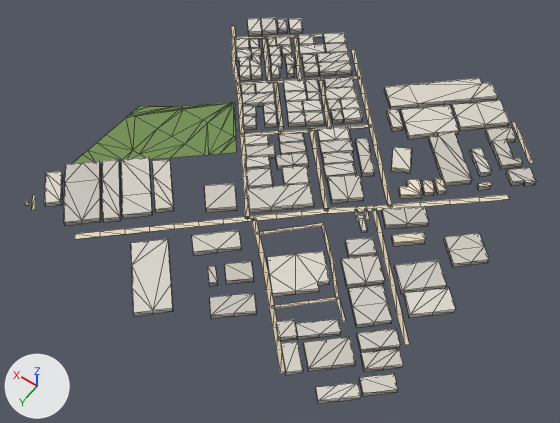
Renders of the glTF model public/assets/bengaluru-region-v1/tiles/t20_-37-l0.glb from each side of a commit.
Both versions are drawn from a 50 mm lens placed at (9872.0, -17684.0, 781.0), pointed at (10241.0, -18200.0, -31.0). The lights are fixed; the arrows at lower left show +X, +Y and +Z. The older version comes first. Mesh edges are drawn as thin lines.

The older version as bpy lines, for what is in view:
```python
me_building = bpy.data.meshes.new('building')
me_building.from_pydata(...)  # 1098 vertices, 1422 faces; spans x -25.0..511.0, y -48.0..542.0, z 0.0..8.0
me_building.materials.append(mat_building)
me_ground = bpy.data.meshes.new('ground')
me_ground.from_pydata(...)  # 317 vertices, 295 faces; spans x -3.0..502.0, y -2.0..503.0, z 1.0
me_ground.materials.append(mat_ground)
# before: 62 (413.0, 497.0, 1.0) at pixel (74, 233), 63 (408.0, 503.0, 1.0) at pixel (74, 239), 64 (391.0, 476.0, 1.0) at pixel (99, 231), 65 (385.0, 482.0, 1.0) at pixel (99, 236), 66 (368.0, 455.0, 1.0) at pixel (124, 228)
# before: 67 (363.0, 461.0, 1.0) at pixel (124, 234)
# before: 169 (498.0, 61.0, 1.0) at pixel (234, 26), 170 (502.0, 65.0, 1.0) at pixel (230, 26)
# before: 309 (279.0, 177.0, 1.0) at pixel (308, 128), 310 (271.0, 176.0, 1.0) at pixel (314, 130)
ob_building = bpy.data.objects.new('building', me_building)
ob_building.location = (10000.0, -18500.0, 0.0)
ob_ground = bpy.data.objects.new('ground', me_ground)
ob_ground.location = (10000.0, -18500.0, 0.0)
```
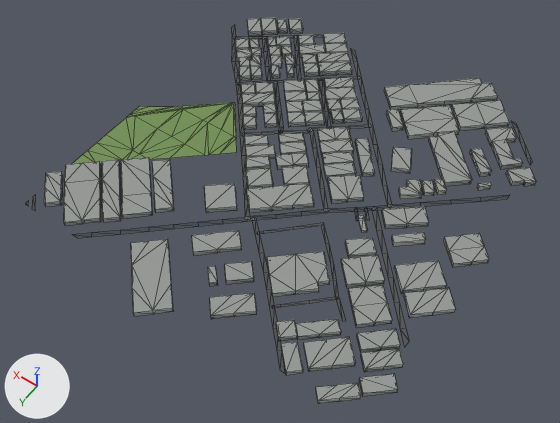
Diff of the bpy script that builds the scene:
```diff
--- a/public/assets/bengaluru-region-v1/tiles/t20_-37-l0.glb.py
+++ b/public/assets/bengaluru-region-v1/tiles/t20_-37-l0.glb.py
@@ me_building @@
 # used by ob_building; location = (10000.0, -18500.0, 0.0)
-me_building.from_pydata(...)  # 1098 vertices, 1422 faces; spans x -25.0..511.0, y -48.0..542.0, z 0.0..8.0
+me_building.from_pydata(...)  # 1098 vertices, 1746 faces; spans x -25.0..511.0, y -48.0..542.0, z 0.0..8.0
+# me_building part 1: 1422 kept faces spanning x -25.0..511.0, y -48.0..542.0, z 0.0..8.0 get new vertex colours; the middle colour goes from light grey #bfbab1 to grey #9ba3a2
+# edits to the shape of me_building do not show in these pictures
 me_building.materials.append(mat_building)
@@ me_ground @@
 # used by ob_ground; location = (10000.0, -18500.0, 0.0)
 # verts and faces of me_ground; kept vertices keep their numbers, new ones are numbered from 317
-me_ground.from_pydata(...)  # 317 vertices, 295 faces; spans x -3.0..502.0, y -2.0..503.0, z 1.0
+me_ground.from_pydata(...)  # 322 vertices, 300 faces; spans x 0.0..500.0, y 0.0..500.0, z 1.0
+# me_ground part 2: the loose piece of 4 vertices spanning x 482.0..501.0, y 482.0..501.0, z 1.0 is rebuilt with 4 vertices and now spans x 481.0..500.0, y 480.0..500.0, z 1.0
+# me_ground part 3
+verts[62] = (416.0, 500.0, 1.0)  # moved, pixel (71, 234)
+verts[63] = (405.0, 500.0, 1.0)  # moved, pixel (77, 238)
+verts[65] = (393.0, 488.0, 1.0)  # moved, pixel (91, 236)
+verts[64] = (397.0, 483.0, 1.0)  # moved, pixel (92, 232)
+verts[67] = (367.0, 464.0, 1.0)  # moved, pixel (120, 234)
+verts[66] = (371.0, 459.0, 1.0)  # moved, pixel (120, 229)
+# me_ground part 4
+# 10 vertices are removed from x -3.0..111.0, y -2.0..498.0, z 1.0
+# 11 faces are deleted
+# 18 vertices move from x -2.0..115.0, y 23.0..502.0, z 1.0 to x 0.0..114.0, y 28.0..500.0, z 1.0
+# 15 vertices are added at x 0.0..110.0, y 0.0..500.0, z 1.0
+# 16 new faces join them
+# me_ground part 5
+verts[169] = (500.0, 59.0, 1.0)  # moved, pixel (234, 24)
+verts[170] = (500.0, 68.0, 1.0)  # moved, pixel (231, 27)
+# me_ground part 6
+# 8 vertices are removed from x 295.0..392.0, y -2.0..26.0, z 1.0
+# 8 faces are deleted
+# 8 vertices are added at x 297.0..386.0, y 0.0..23.0, z 1.0
+# 8 new faces join them
+# me_ground part 7
+verts[310] = (271.0, 177.0, 1.0)  # moved, pixel (313, 130)
+verts[309] = (279.0, 176.0, 1.0)  # moved, pixel (309, 127)
+# me_ground part 8: 197 kept faces spanning x 0.0..500.0, y 24.0..500.0, z 1.0 get new vertex colours; the middle colour goes from beige #d7c9ae to dark grey #535556
+# other edits to the shape of me_ground do not show in these pictures
 me_ground.materials.append(mat_ground)
```

Pixel boxes (x1, y1, x2, y2) of what changed, in the pictures (560 x 423 px; the box of a moved part takes in the faces that stretch with it):
'ground', reshaped
    before: (25, 26, 534, 373)
    after: (25, 25, 533, 373)
part 1 of me_building, recoloured (light grey to grey)
    both: (44, 17, 536, 404)
part 2 of me_ground, rebuilt (6% taller)
    before: (32, 195, 36, 210)
    after: (32, 194, 36, 210)
part 3 of me_ground, moved or reshaped
    before: (75, 227, 149, 239)
    after: (72, 227, 149, 238)
part 4 of me_ground, moved or reshaped
    before: (273, 122, 534, 373)
    after: (273, 121, 533, 373)
part 5 of me_ground, moved or reshaped
    before: (231, 26, 236, 38)
    after: (231, 25, 236, 38)
part 6 of me_ground, moved or reshaped
    both: (295, 34, 362, 78)
part 7 of me_ground, moved or reshaped
    before: (309, 127, 328, 148)
    after: (310, 127, 327, 148)
part 8 of me_ground, recoloured
    both: (75, 26, 533, 349)
